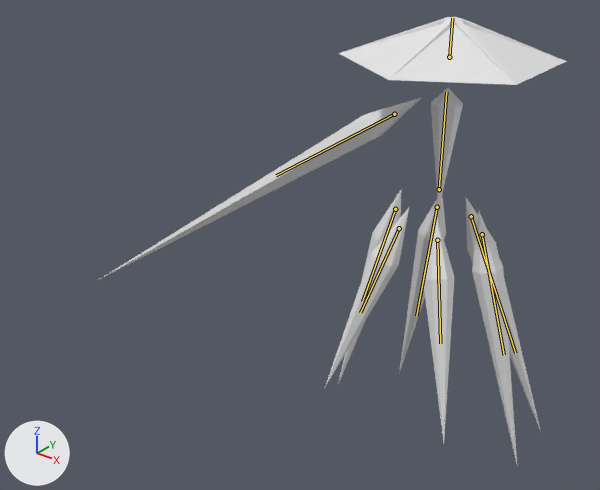
Before and after pictures for a commit that changed the Blender file Enemies/ClarityDressShards.blend.
Rendered twice from a 50 mm camera at (24.5, -45.3, 25.0) aimed at (-14.1, 3.0, -4.9). The lights are fixed; the arrows at lower left show +X, +Y and +Z. The first picture is the older version. The bones that bend it are drawn over the model as lines.

Objects in the first picture: 'Arm', 'BackLeft', 'BackRight', 'Center', 'FrontLeft', 'FrontRight', 'Hat', 'MiddleLeft', 'MiddleRight'.
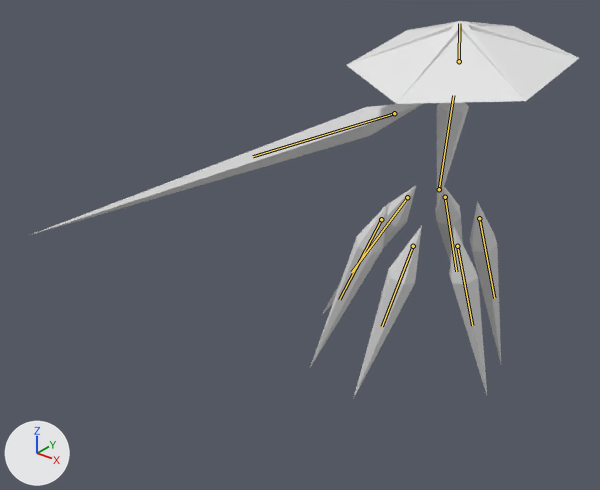
The newer file adds an action. The first version stands in its rest pose; the second is drawn at frame 0 of the action 'TripleShardSequence1'.

Location of each change, [x1, y1, x2, y2] in pixels of the pictures (600 x 490 px):
'Hat', posed (22% taller)
    before: [338, 17, 567, 85]
    after: [347, 21, 579, 104]
'Arm', posed (23% wider, 26% shorter)
    before: [100, 98, 421, 279]
    after: [28, 103, 424, 236]
'FrontLeft', posed (22% wider, 26% shorter)
    before: [423, 215, 454, 442]
    after: [449, 227, 487, 395]
'FrontRight', posed (19% narrower)
    before: [324, 208, 409, 389]
    after: [353, 226, 422, 399]
'MiddleLeft', posed (30% narrower, 36% shorter)
    before: [472, 212, 517, 464]
    after: [470, 202, 501, 363]
'MiddleRight', posed (23% wider, 16% shorter)
    before: [338, 189, 402, 384]
    after: [310, 203, 389, 367]
'BackRight', posed (100% wider, 26% shorter)
    before: [399, 197, 446, 374]
    after: [321, 186, 416, 316]
'BackLeft', posed
    before: [466, 198, 541, 432]
    after: [435, 187, 463, 262]
'Center', posed
    before: [431, 88, 463, 210]
    after: [437, 102, 469, 207]
bone 'Center', root to tip
    before: (439, 189) to (446, 92)
    after: (439, 189) to (453, 95)
bone 'Hat', root to tip
    before: (449, 57) to (452, 18)
    after: (459, 61) to (459, 23)
bone 'Arm', root to tip
    before: (394, 114) to (276, 175)
    after: (394, 113) to (253, 156)
bone 'Middle.L', root to tip
    before: (482, 234) to (504, 355)
    after: (479, 218) to (494, 298)
bone 'Front.L', root to tip
    before: (437, 240) to (440, 343)
    after: (457, 246) to (472, 325)
bone 'Back.L', root to tip
    before: (471, 216) to (515, 353)
    after: (445, 197) to (456, 271)
bone 'Middle.R', root to tip
    before: (395, 209) to (362, 301)
    after: (381, 219) to (339, 299)
bone 'Front.R', root to tip
    before: (399, 228) to (360, 312)
    after: (413, 246) to (382, 326)
bone 'Back.R', root to tip
    before: (437, 207) to (416, 316)
    after: (407, 197) to (351, 272)

What the commit changed:
Bone 'Center' (bone_center) turns from (0, 0, 0) to (3, 9, -6) degrees about its own x, y and z.
Bone 'Hat' (bone_hat) turns from (0, 0, 0) to (5, -10, 6) degrees about its own x, y and z.
Bone 'Arm' (bone_arm) turns from (0, 0, 0) to (0, 0, -4) degrees about its own x, y and z.
Bone 'Middle.L' (bone_middle_l) moves from (0.0, 0.0, 0.0) to (1.23, -0.38, -2.07).
Bone 'Middle.L' (bone_middle_l) turns from (0, 0, 0) to (-31, -33, 2) degrees about its own x, y and z.
Bone 'Front.L' (bone_front_l) moves from (0.0, 0.0, 0.0) to (-0.38, 0.53, -1.78).
Bone 'Front.L' (bone_front_l) turns from (0, 0, 0) to (-33, -32, 11) degrees about its own x, y and z.
Bone 'Back.L' (bone_back_l) moves from (0.0, 0.0, 0.0) to (1.89, -1.2, -0.57).
Bone 'Back.L' (bone_back_l) turns from (0, 0, 0) to (-27, -33, -9) degrees about its own x, y and z.
Bone 'Middle.R' (bone_middle_r) moves from (0.0, 0.0, 0.0) to (-0.23, -0.11, 2.14).
Bone 'Middle.R' (bone_middle_r) turns from (0, 0, 0) to (-5, -44, -5) degrees about its own x, y and z.
Bone 'Front.R' (bone_front_r) moves from (0.0, 0.0, 0.0) to (-1.47, 0.49, 0.15).
Bone 'Front.R' (bone_front_r) turns from (0, 0, 0) to (-12, -43, 9) degrees about its own x, y and z.
Bone 'Back.R' (bone_back_r) moves from (0.0, 0.0, 0.0) to (1.7, -0.77, 1.33).
Bone 'Back.R' (bone_back_r) turns from (0, 0, 0) to (-2, -40, -19) degrees about its own x, y and z.
